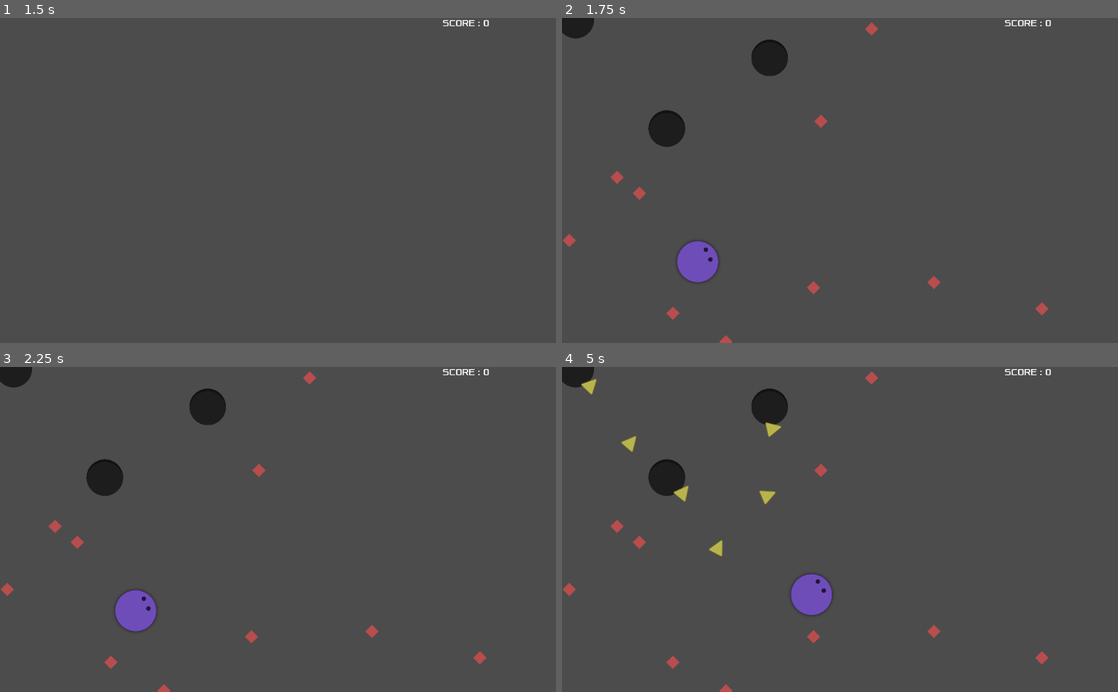
Above: before the commit, frames 1-4 (two rows, left to right).
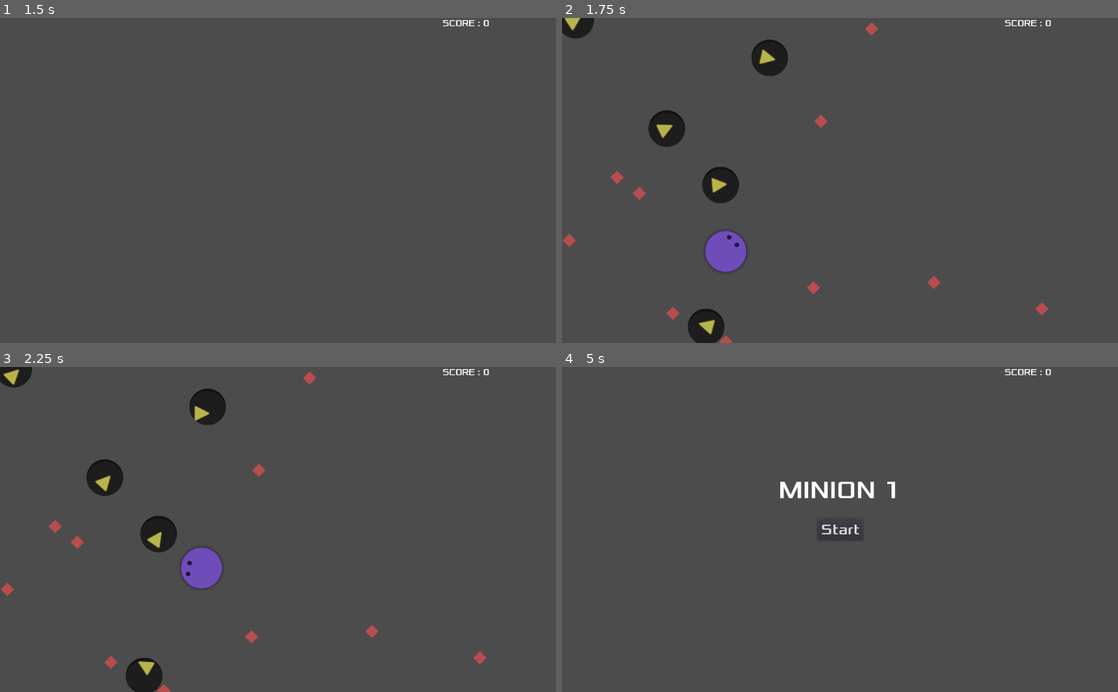
Above: after the commit, the same moments.

Repository: oxscar93/juego-godot-1
Game: Godot game, scene res://Main.tscn
Same seed, same stepped clock (60 frames per second), same inputs: the game is played once before the commit and once after it.
Inputs (mouse positions are in pixels of both pictures, inside the frame that each line leads up to):
- Up to frame 1 (1.5 s): click "Start" at 0.5 s; tap Enter at 1.25 s; move the mouse to (400, 164) at 1.27 s; press the mouse at (400, 164) at 1.28 s
- Up to frame 2 (1.75 s): tap Space (ui_select) at 1.52, 1.55 s
- Up to frame 3 (2.25 s): tap Space (ui_select) at 1.82, 2.1 s; move the mouse to (166, 545) at 2.02 s; release the mouse at (166, 545) at 2.03 s
- Up to frame 4 (5 s): tap Space (ui_select) at 2.27, 2.57, 2.75, 3.05, 3.77, 4.07 s; click (728, 545) at 2.3 s; move the mouse to (895, 458) at 2.77 s; press the mouse at (895, 458) at 2.78 s; move the mouse to (812, 594) at 3.52 s; release the mouse at (812, 594) at 3.53 s; click (812, 594) at 3.6 s; move the mouse to (1006, 578) at 4.27 s; hold Space (ui_select) from 4.28 s (still down)

Frame 1 is identical in both runs. In frame 2, 2.7% of the frame differs, in the area x 0-39%, y 0-100%; in frame 3, 2.9%; in frame 4, 3.8%, in the area x 0-88%, y 0-100%.

Commit message:
mejoras y refactors, inercia, colisiones

Diff:
--- a/Circle.gd
+++ b/Circle.gd
@@ -4,7 +4,9 @@
 
 enum State {NORMAL, DASH} #Refactorizar a state pattern
 
-export (int) var speed = 100
+const SPEED = 100
+const MIN_MOUSE_DISTANCE = 50
+const MIN_DISTANCE = 5
 
 var target = Vector2()
 var velocity = Vector2()
@@ -17,31 +19,47 @@
 	position = pos
 	target = position
 	show()
-	$CollisionShape2D.disabled = false
 
 func _input(event):
-	if event.is_action_pressed('click') and currentState != State.DASH:
+	if currentState != State.DASH:
 		target = get_global_mouse_position()
 
 	if event.is_action_pressed('ui_select'):
-		currentState = State.DASH
-		$DashTimer.start()
+		_executeDash()
 
 func _physics_process(delta):
-	velocity = (target - position).normalized() * speed
+	var distance = target.distance_to(position)
+	var nextPosition = (target - position).normalized()
+
+	if (distance < MIN_DISTANCE):
+		return
+
+	if (currentState == State.NORMAL):
+		velocity = nextPosition * _getSpeed()
+	elif (currentState == State.DASH):
+		velocity = nextPosition *_getDashSpeed()
+
 	rotation = velocity.angle()
-
-	velocity.rotated(rotation)
-
-	if (target - position).length() > 5 and currentState == State.NORMAL:
-		position += velocity * delta
-	elif (currentState == State.DASH):
-		position += (target - position).normalized() * speed * 3 * delta
+	position += velocity * delta
 
 
 func kill():
 	emit_signal('onPlayerDefeated')
 	hide()
 
+func _executeDash():
+	var mousePosition = get_global_mouse_position()
+
+	if (position.distance_to(mousePosition) > MIN_MOUSE_DISTANCE):
+		target = mousePosition
+		currentState = State.DASH
+		$DashTimer.start()
+
+func _getSpeed():
+	return SPEED
+
+func _getDashSpeed():
+	return SPEED * 3
+
 func _on_DashTimer_timeout():
 	currentState = State.NORMAL
--- a/Circle.tscn
+++ b/Circle.tscn
@@ -3,7 +3,7 @@
 [ext_resource path="res://assets/slice23x.png" type="Texture" id=1]
 [ext_resource path="res://Circle.gd" type="Script" id=2]
 
-[sub_resource type="RectangleShape2D" id=1]
+[sub_resource type="CircleShape2D" id=1]
 
 [node name="Circle" type="Area2D"]
 script = ExtResource( 2 )
@@ -13,9 +13,11 @@
 texture = ExtResource( 1 )
 
 [node name="CollisionShape2D" type="CollisionShape2D" parent="."]
+scale = Vector2( 4, 4 )
 shape = SubResource( 1 )
 
 [node name="DashTimer" type="Timer" parent="."]
 wait_time = 0.4
 one_shot = true
+[connection signal="area_entered" from="." to="." method="_on_Circle_area_entered"]
 [connection signal="timeout" from="DashTimer" to="." method="_on_DashTimer_timeout"]
--- a/Diamond.tscn
+++ b/Diamond.tscn
@@ -3,7 +3,7 @@
 [ext_resource path="res://assets/slice43x.png" type="Texture" id=1]
 [ext_resource path="res://Diamond.gd" type="Script" id=2]
 
-[sub_resource type="CapsuleShape2D" id=1]
+[sub_resource type="CircleShape2D" id=1]
 
 [node name="Diamond" type="Area2D" groups=[
 "diamonds",
@@ -21,6 +21,7 @@
 }
 
 [node name="CollisionShape2D" type="CollisionShape2D" parent="."]
+scale = Vector2( 1.1, 1.1 )
 shape = SubResource( 1 )
 __meta__ = {
 "_edit_group_": true
--- a/Hole.gd
+++ b/Hole.gd
@@ -1,16 +1,18 @@
 extends Area2D
 
 var triangle_template = preload("res://Triangle.tscn")
+var currentPlayer
+
+func init(player):
+	currentPlayer = player
 
 func _ready():
-	pass
+	createTriangle()
 
 func createTriangle():
-	var player = get_parent().get_node("Circle")
 	var triangle = triangle_template.instance()
 
-	triangle.global_position = $Sprite/SpritePosition.global_position
-	triangle.setPlayer(player)
+	triangle.init(currentPlayer, $Sprite/SpritePosition.global_position)
 
 	get_parent().add_child(triangle)
 
--- a/Hole.tscn
+++ b/Hole.tscn
@@ -18,6 +18,6 @@
 [node name="Triangle" parent="Sprite/SpritePosition" instance=ExtResource( 2 )]
 
 [node name="TriangleTimer" type="Timer" parent="."]
-wait_time = 1.5
+wait_time = 4.0
 autostart = true
 [connection signal="timeout" from="TriangleTimer" to="." method="_on_TriangleTimer_timeout"]
--- a/Main.gd
+++ b/Main.gd
@@ -1,11 +1,12 @@
 extends Node2D
+
+const DIAMOND_COUNT = 10
+const HOLE_COUNT = 5
 
 var target = Vector2()
 var velocity = Vector2()
 var diamond = preload("res://Diamond.tscn")
 var hole = preload("res://Hole.tscn")
-var diamondCount = 10
-var holeCount = 3
 var screenSize = Vector2()
 
 func _ready():
@@ -34,19 +35,19 @@
 	$Circle.start($StartPosition.position)
 
 func _initializeDiamonds():
-	for i in range(diamondCount):
+	for i in range(DIAMOND_COUNT):
 		var new_diamond = diamond.instance()
 
 		new_diamond.global_position = _getRandomPosition()
-
 		new_diamond.connect("onDiamondRecolected", self, "_onDiamond_Recolected")
 
 		add_child(new_diamond)
 
 func _initializeHoles():
-	for i in range(holeCount):
+	for i in range(HOLE_COUNT):
 		var new_hole = hole.instance()
 
+		new_hole.init($Circle)
 		new_hole.global_position = _getRandomPosition()
 
 		add_child(new_hole)
--- a/Triangle.gd
+++ b/Triangle.gd
@@ -1,37 +1,36 @@
 extends Area2D
 
 const PLAYER = "Circle"
+const ACCELERATION_SPEED = 10
+const MAX_SPEED = 110
 
-var speed = 100
-var acceleration = 0.8
-var currentPlayer = null
+var currentPlayer
 var velocity = Vector2()
 var playerPosition = Vector2()
 
 # Called when the node enters the scene tree for the first time.
 func _ready():
 	hide()
-	$TriangleLifetime.start(rand_range(4, 6))
+	$TriangleLifetime.start(rand_range(10, 20))
 
-# Called every frame. 'delta' is the elapsed time since the previous frame.
-func _process(delta):
-	if (currentPlayer == null):
-		return
+func init(player, startPosition):
+	global_position = startPosition
+	currentPlayer = player
 
-	if (playerPosition != null):
-		var newSpeed = speed
+func _physics_process(delta):
+	if (currentPlayer != null):
+		if (currentPlayer.position.distance_to(playerPosition) > ACCELERATION_SPEED):
+			 velocity += (playerPosition - position).normalized() * ACCELERATION_SPEED
 
-		if (playerPosition.y != currentPlayer.position.y and playerPosition.x != currentPlayer.position.x):
-			 newSpeed = speed * acceleration
+		velocity += (playerPosition - position).normalized()
+		playerPosition = currentPlayer.position
 
-		playerPosition = currentPlayer.position
-		velocity = (playerPosition - position).normalized() * newSpeed
+		velocity = velocity.clamped(MAX_SPEED)
 
 		look_at(playerPosition)
 		show()
 
-func _physics_process(delta):
-	position += velocity * delta
+		position += velocity * delta
 
 func setPlayer(player):
 	currentPlayer = player
@@ -39,6 +38,6 @@
 func _on_TriangleLifetime_timeout():
 	queue_free() # Replace with function body.
 
-func _on_Triangle_area_entered(area):
-	if (area.get_name() == PLAYER):
-		area.kill()
+func _on_Triangle_area_entered(body):
+	if (body.get_name() == PLAYER):
+		body.kill()
--- a/Triangle.tscn
+++ b/Triangle.tscn
@@ -15,9 +15,10 @@
 texture = ExtResource( 1 )
 
 [node name="CollisionShape2D" type="CollisionShape2D" parent="."]
+scale = Vector2( 1.5, 1.5 )
 shape = SubResource( 1 )
 
 [node name="TriangleLifetime" type="Timer" parent="."]
-wait_time = 3.0
+wait_time = 1.5
 [connection signal="area_entered" from="." to="." method="_on_Triangle_area_entered"]
 [connection signal="timeout" from="TriangleLifetime" to="." method="_on_TriangleLifetime_timeout"]
